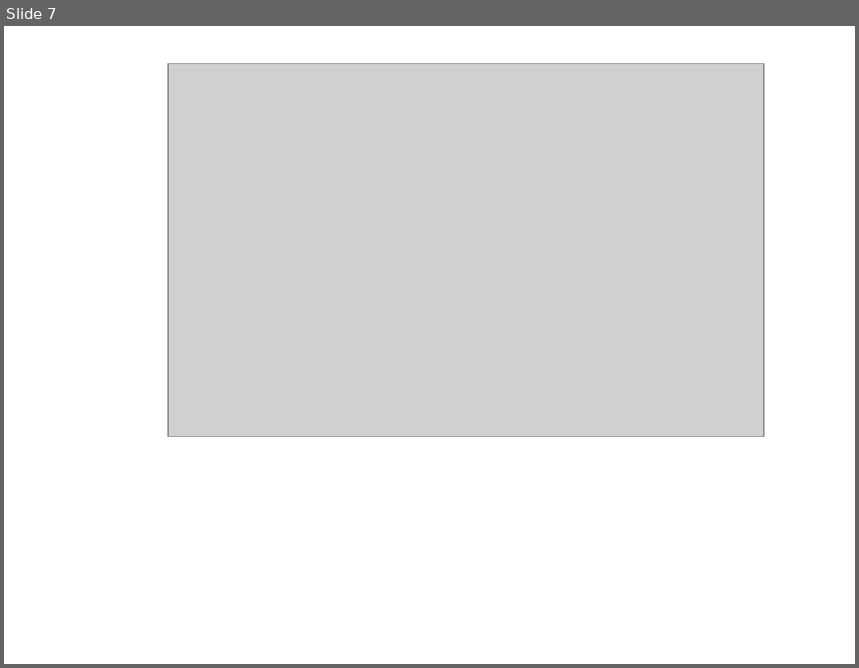
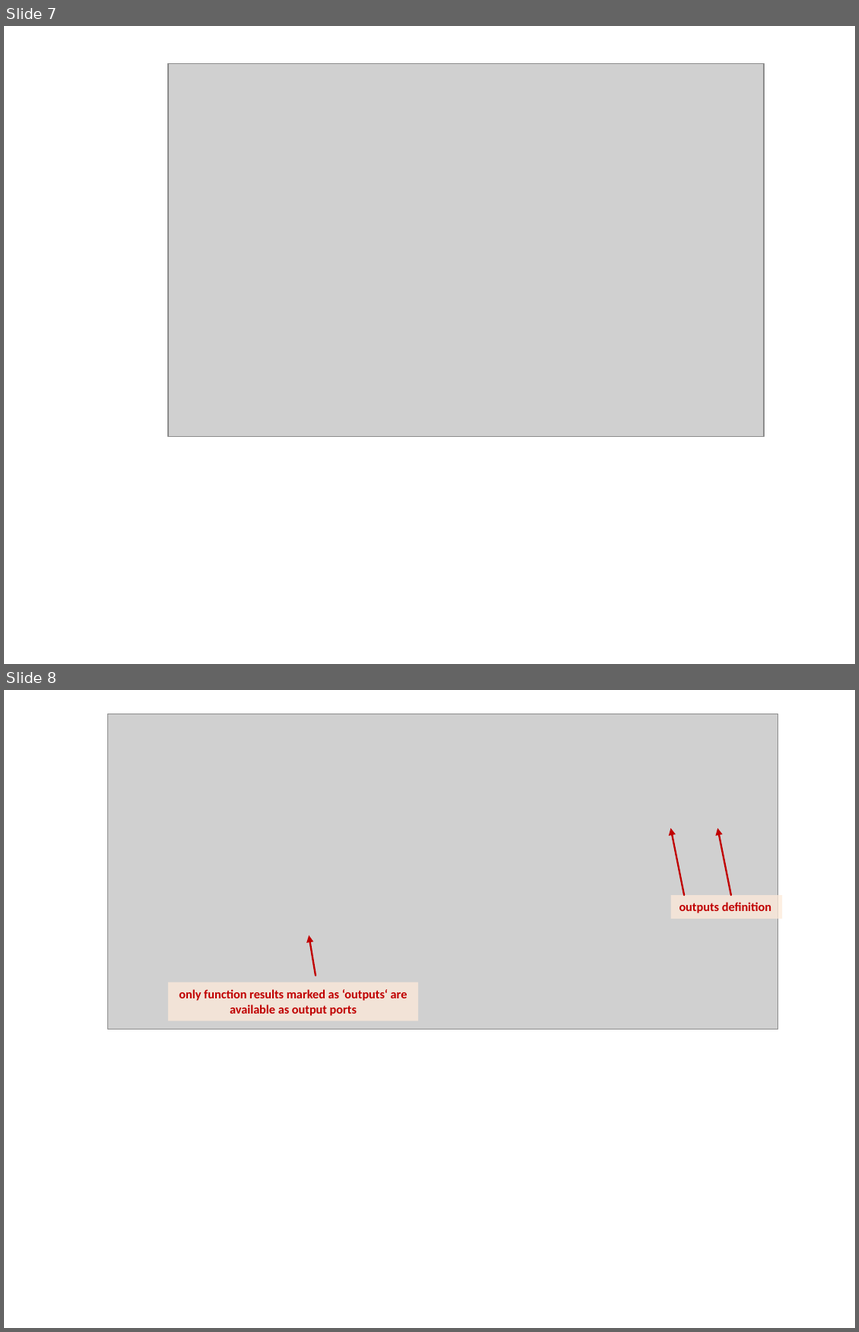
Before and after one commit to mbeddr/mbeddr.formal, a slide deck: code/tutorial/solutions/com.mbeddr.formal.nusmv.users_guide/figures/figures.pptx. Shown one above the other, each under a label of ours: slide 7 before the commit, slides 7 and 8 after it. The pictures are 859x668 and 859x1332 pixels, drawn with LibreOffice and Linux fonts; fonts in the diff are those of the drawing; grey boxes stand for pictures. Boxes give left, top, right and bottom in pixels: in the first picture for what was removed or moved away, otherwise in the second. Text is boxed around its words. In the diff, an @@ line names an element or a change of style, - is before the commit and + after.

```diff
--- a/code/tutorial/solutions/com.mbeddr.formal.nusmv.users_guide/figures/figures.pptx
+++ b/code/tutorial/solutions/com.mbeddr.formal.nusmv.users_guide/figures/figures.pptx
@@ slide 8 added at <box>4,690,855,1328</box>, background #FFFFFF @@
@@ picture added at <box>108,714,778,1030</box> @@
@@ arrow added from (684, 895) to (671, 828), #C00000 1.5 pt @@
@@ arrow added from (731, 895) to (718, 828), #C00000 1.5 pt @@
@@ rectangle added at <box>671,895,782,919</box>, fill #FDEADA at 76% opacity, 10.5 pt, text #C00000, bold @@
+outputs definition
@@ arrow added from (316, 976) to (309, 935), #C00000 1.5 pt @@
@@ rectangle added at <box>168,983,418,1021</box>, fill #FDEADA at 76% opacity, 10.5 pt, text #C00000, bold @@
+only function results marked as ‘outputs‘ are
+available as output ports
```
Also in this commit, not shown: 6 other files.
